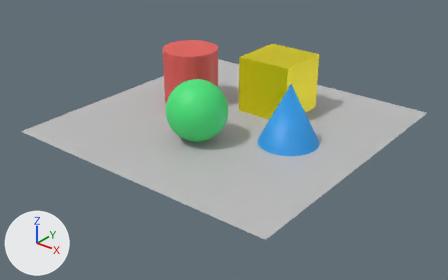
Renders of the glTF model dist/models/simple-scene.gltf from each side of a commit.
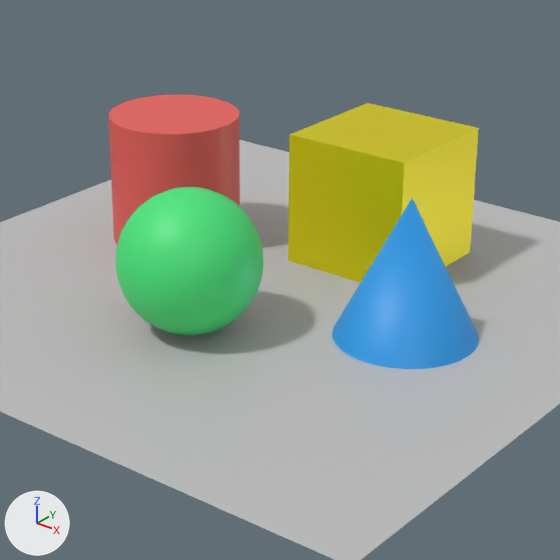
Each version appears first whole from a camera (50 mm lens) standing at (12.06, -15.45, 8.79) and looking at (0.24, -0.66, -0.37), and next in a close-up on the part from 26% to 79% of the width and 0% to 85% of the height. Every picture has the same lights, and +X, +Y and +Z are marked at lower left. Where no turn or scale is listed for an object, it has been applied to the vertices.
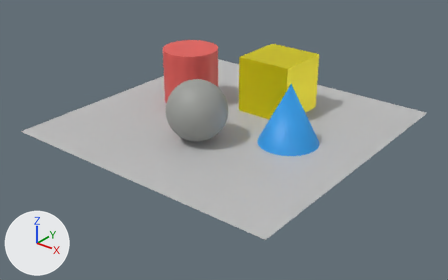
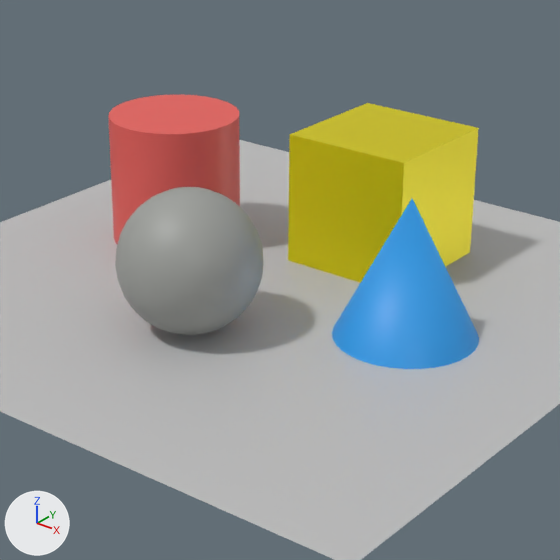
Where the change shows, as pixel boxes (x1, y1, x2, y2) in the close-ups (560 x 560 px):
'Sphere', recoloured (green to grey): (115, 187, 264, 335) in both

What the commit changed:
Material 'Green' (mat_green) changes colour from green #4ae77e to grey #9ea09b; in linear values from (0.0679, 0.8, 0.207) to (0.34, 0.351, 0.33).
